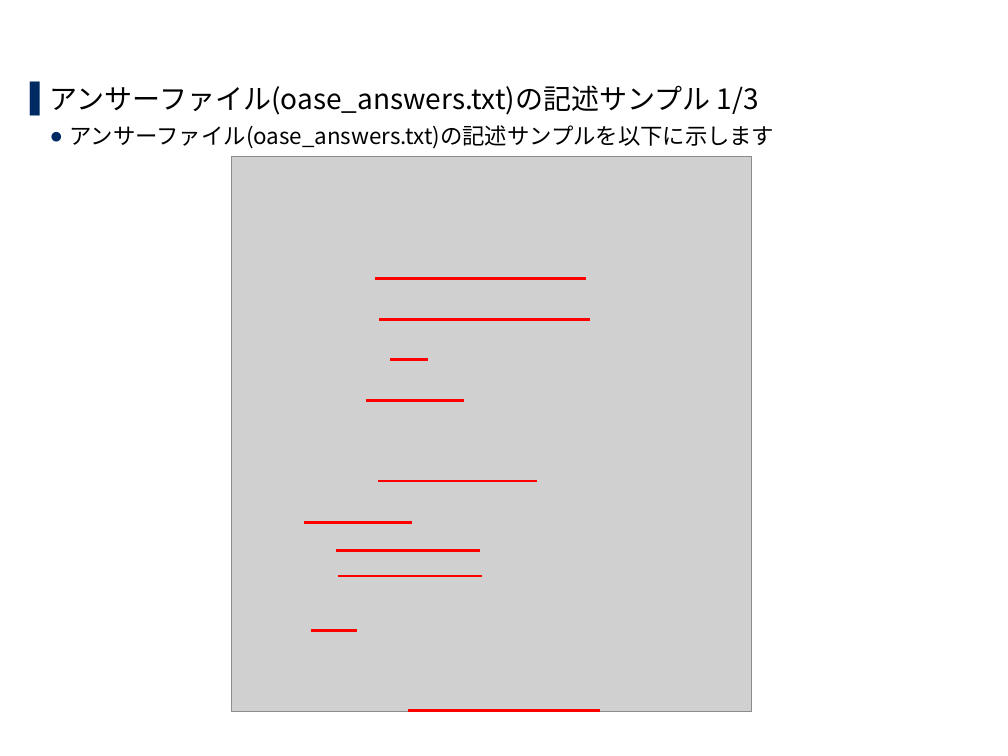
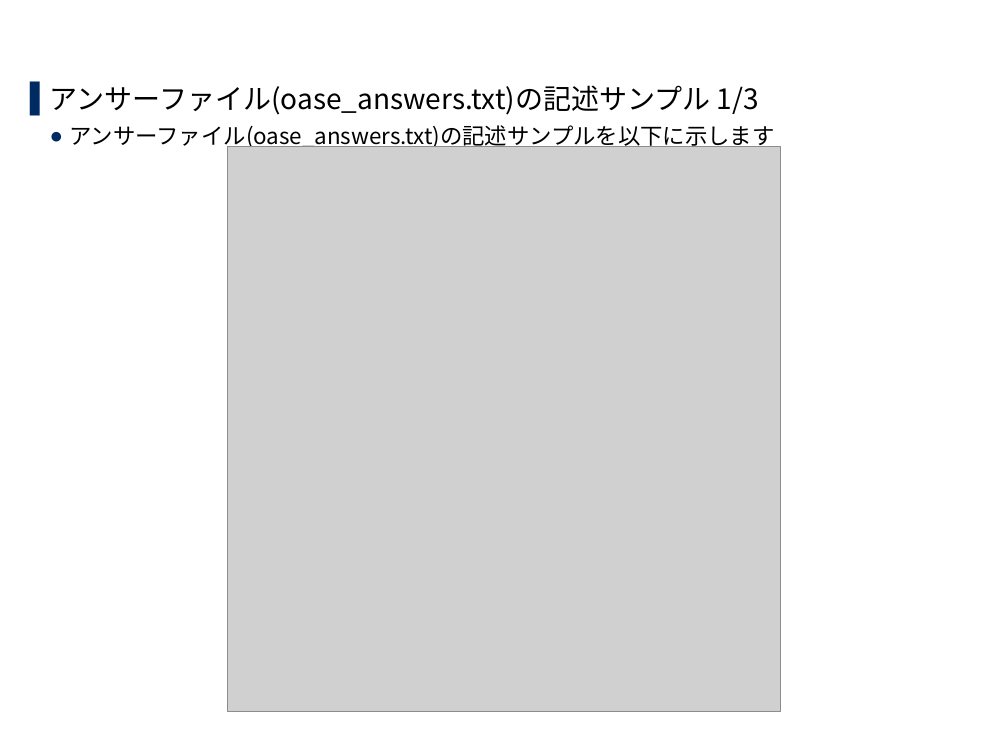
Before and after one commit to exastro-suite/oase-docs, a slide deck: slide 14 of asset/Learn_ja/OASE-online-install_ja.pptx (slide 16 before the commit). Drawn at 1008x756 pixels with LibreOffice and Linux fonts; fonts in the diff are those of the drawing; grey boxes stand for pictures; background and template pictures are left out. Boxes give left, top, right and bottom in pixels: in the first picture for what was removed or moved away, otherwise in the second. Text is boxed around its words. In the diff, an @@ line names an element or a change of style, - is before the commit and + after.

```diff
--- a/asset/Learn_ja/OASE-online-install_ja.pptx
+++ b/asset/Learn_ja/OASE-online-install_ja.pptx
@@ picture: place and size @@
-picture at bbox=[232, 156, 752, 712]
+picture at bbox=[228, 147, 780, 712]
@@ line removed from (375, 278) to (586, 278) @@
@@ line removed from (379, 320) to (590, 320) @@
@@ line removed from (390, 359) to (428, 359) @@
@@ line removed from (366, 400) to (465, 400) @@
@@ line removed from (378, 481) to (537, 481) @@
@@ line removed from (304, 522) to (412, 522) @@
@@ line removed from (336, 550) to (480, 550) @@
@@ line removed from (338, 576) to (482, 576) @@
@@ line removed from (310, 630) to (357, 630) @@
@@ line removed from (408, 711) to (600, 711) @@
```
Also in this commit, not shown: 15 other slides changed, 2 slides removed, 1 other file.
